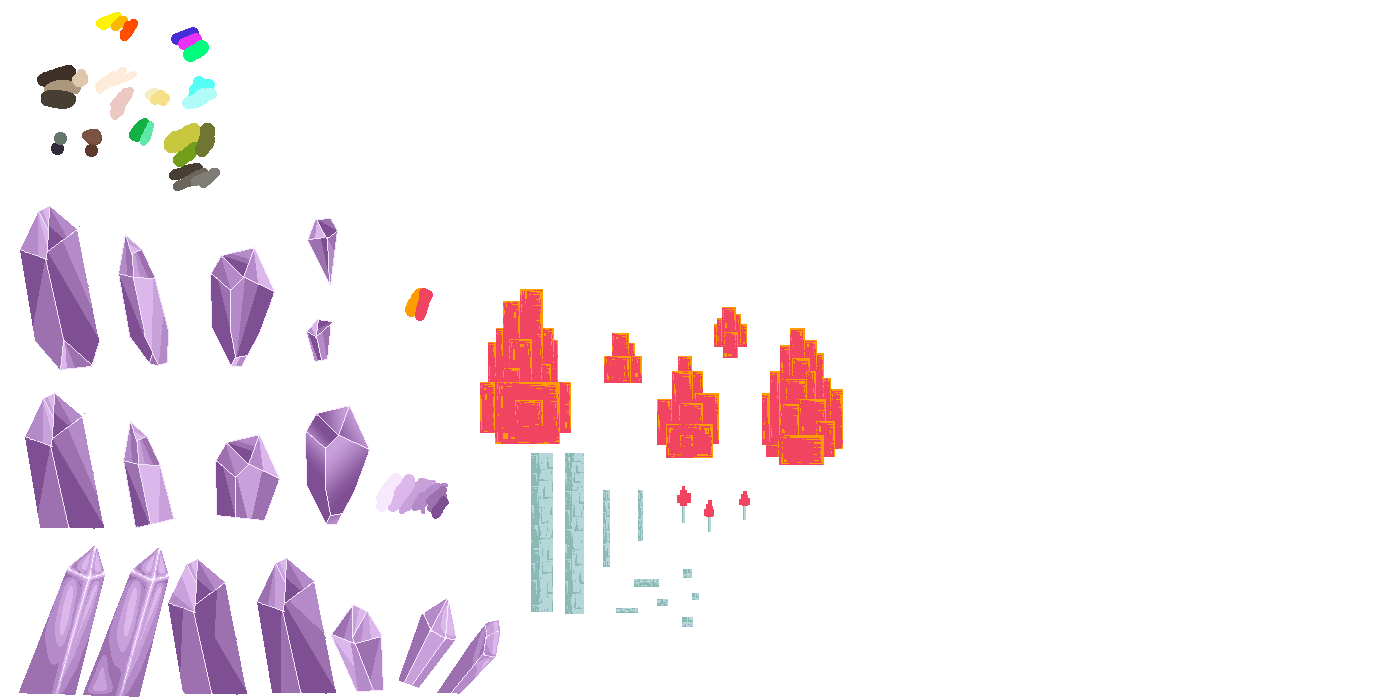
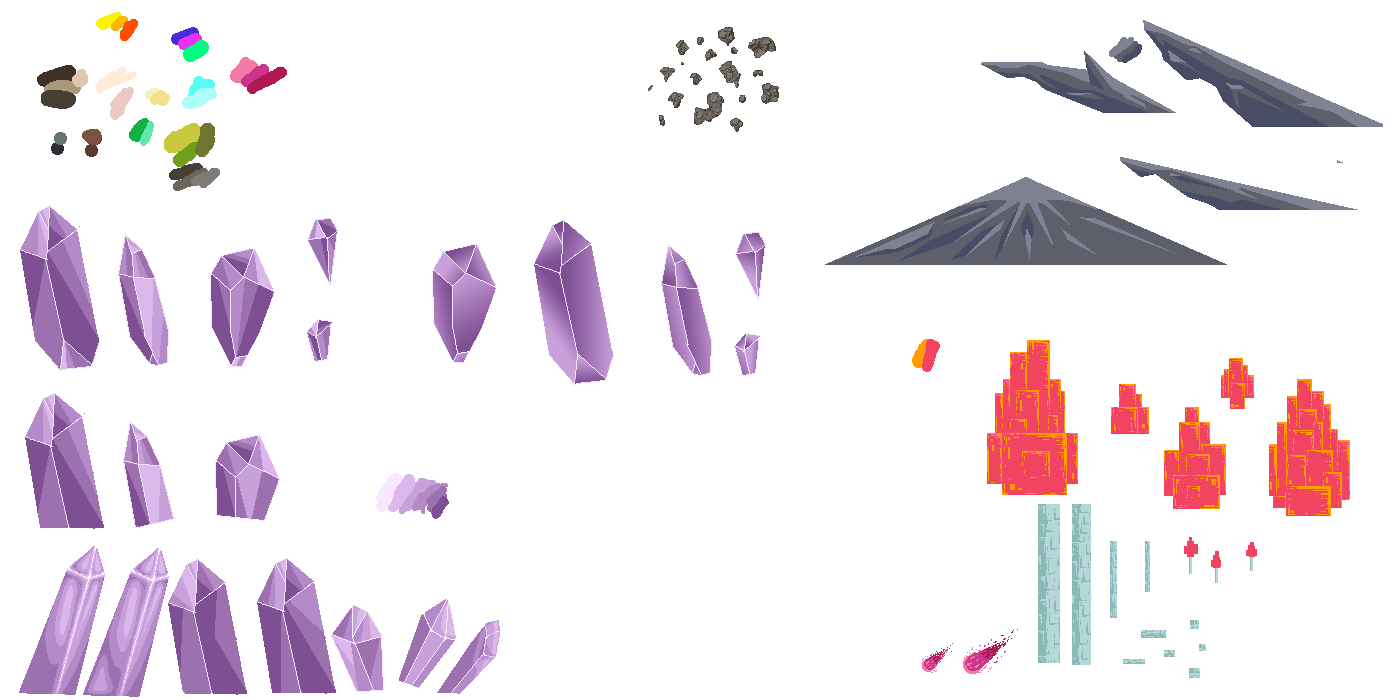
Layer changes from the first 1400 x 700 image to the second:
renamed "Layer 18" to "Layer 21", painted on it over [230, 20, 1383, 678]
removed layer "Layer 16" over [305, 288, 843, 627]
